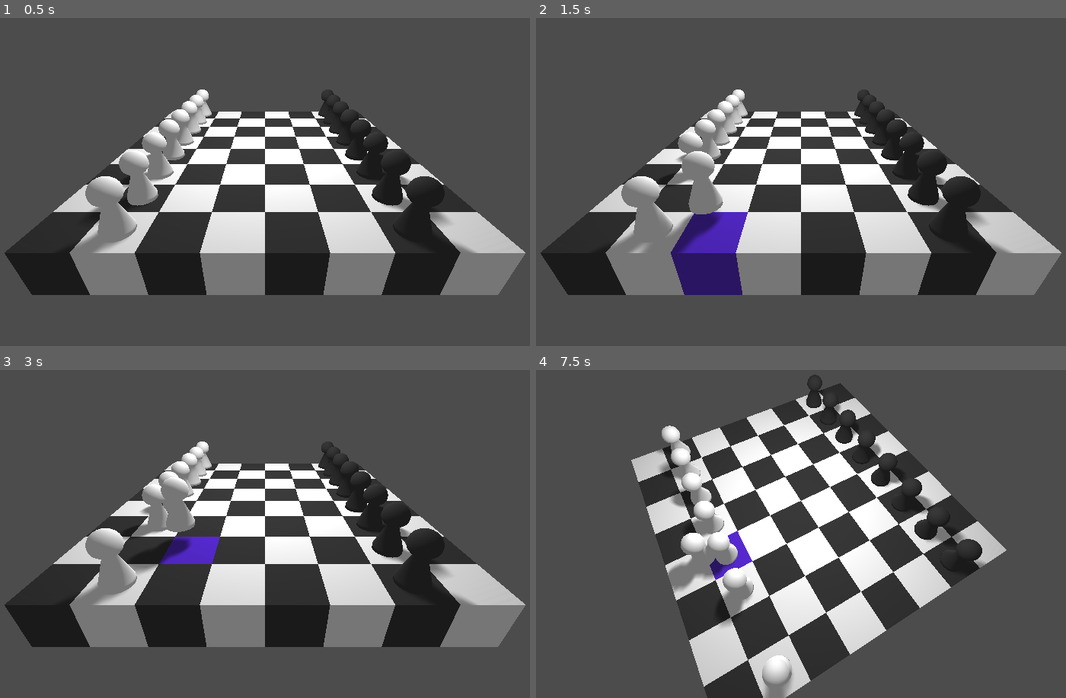
Above: before the commit, frames 1-4 (two rows, left to right).
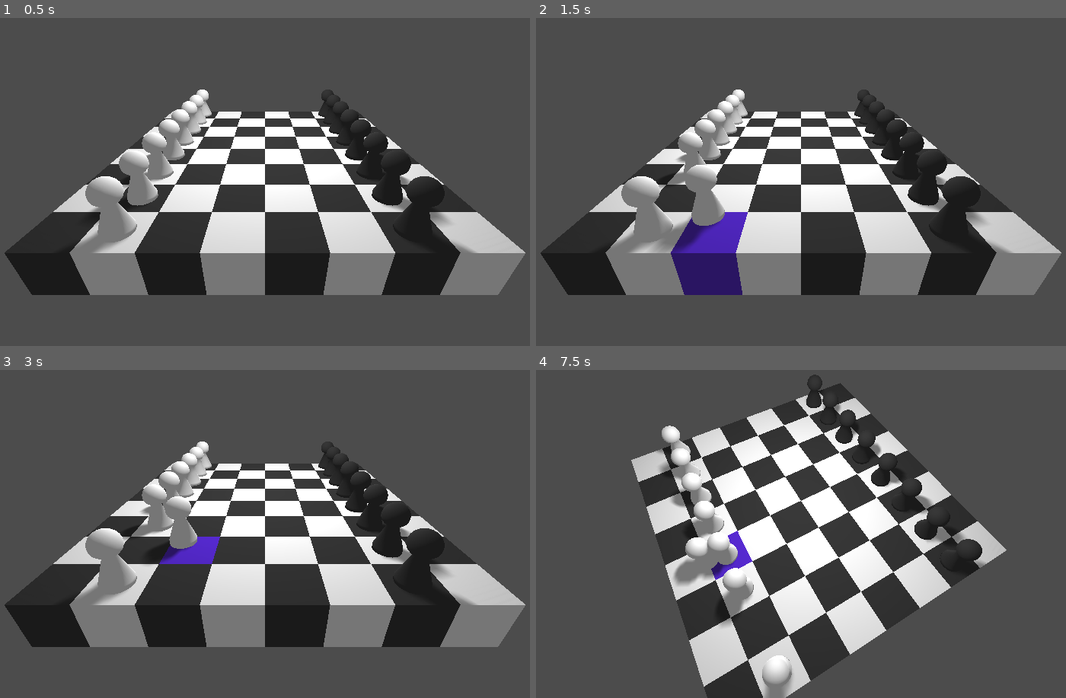
Above: after the commit, the same moments.

Repository: AlexanderWingard/board_game
Game: Godot game, scene res://Main.tscn
The game is run twice, just before and just after one commit, with the same random seed, the same clock (stepped at 60 frames per second) and the same inputs.
Inputs (mouse positions are in pixels of both pictures, inside the frame that each line leads up to):
- Up to frame 1 (0.5 s): no input
- Up to frame 2 (1.5 s): tap Enter at 0.5 s; move the mouse to (933, 149) at 0.52 s; click (933, 149) at 0.67 s; tap Space at 1.25 s; drag from (679, 185) to (769, 237) at 1.27 s
- Up to frame 3 (3 s): move the mouse to (323, 442) at 2.02 s; click (323, 442) at 2.17 s; tap Enter at 2.75 s; drag from (233, 589) to (84, 465) at 2.77 s
- Up to frame 4 (7.5 s): move the mouse to (981, 573) at 3.52 s; click (981, 573) at 3.67 s; tap Space at 4.25, 5.75 s; drag from (620, 465) to (710, 432) at 4.27 s; tap Enter at 5 s; move the mouse to (832, 520) at 5.02 s; click (832, 520) at 5.17 s; drag from (710, 432) to (679, 537) at 5.77 s; move the mouse to (933, 501) at 6.52 s; click (933, 501) at 6.67 s; drag from (679, 537) to (769, 589) at 7.27 s

Frame 1 is identical in both runs. In frame 2, 0.9% of the frame differs, in the area x 19-36%, y 40-72%; in frame 3, 0.7%; in frame 4, 0.4%.

Commit message:
Multitouch zoom attempt

Diff:
--- a/Input.gd
+++ b/Input.gd
@@ -14,25 +14,31 @@
 		var to = from + camera.project_ray_normal(fake_mouse_pos) * 1000
 		var cursor_pos = ground_plane.intersects_ray(from, to)
 		if cursor_pos:
-			cursor_pos.y = clamp(initial_position.distance_to(cursor_pos) / 4.0, 0, 0.4)
+#			cursor_pos.y = clamp(initial_position.distance_to(cursor_pos) / 4.0, 0, 0.4)
 			picked.global_translation = cursor_pos
 			$"../ColorRect".rect_position = fake_mouse_pos
 			$"../Highlighter".global_translation = cursor_pos
 
 var rotating = false
+var touch_zooming = false
 var old_mouse_offset = Vector2.ZERO
+var touch_events = {}
+var last_drag_distance = 0
+var zoom_sensitivity = 5
 
 func _input(event):
 	if event is InputEventMouseMotion:
-		if picked:
+		if picked and touch_events.size() < 2:
 			fake_mouse_pos += event.relative
-		elif rotating:
-			camera_rig.rotation.y -= event.relative.x*sensitivity
-			camera_rig.rotation.x -= event.relative.y*sensitivity
-			camera_rig.rotation.x = clamp(camera_rig.rotation.x,-PI/2.0,PI/2.0)
+		elif rotating and not OS.has_touchscreen_ui_hint():
+			camera_rig.rotation.y -= event.relative.x * sensitivity
+			camera_rig.rotation.x -= event.relative.y * sensitivity
+			camera_rig.rotation.x = clamp(camera_rig.rotation.x, -PI/2.0, PI/2.0)
 	elif event is InputEventMouseButton and event.button_index == BUTTON_LEFT:
-		rotating = event.pressed
-		if not event.pressed:
+		if event.pressed:
+			rotating = true
+		else:
+			rotating = false
 			Input.mouse_mode = Input.MOUSE_MODE_VISIBLE
 			if picked:
 				Input.warp_mouse_position(fake_mouse_pos + old_mouse_offset)
@@ -45,18 +51,46 @@
 		camera.translation -= Vector3(0,0,0.2)
 	elif event is InputEventMouseButton and event.button_index == BUTTON_WHEEL_DOWN:
 		camera.translation += Vector3(0,0,0.2)
+	elif event is InputEventScreenTouch:
+		if event.pressed:
+			touch_events[event.index] = event.position
+		else:
+			touch_events.erase(event.index)
+	elif event is InputEventScreenDrag:
+		touch_events[event.index] = event.position
+		if touch_events.size() == 2 and not picked:
+			touch_zooming = true
+			rotating = false
+			var keys = touch_events.keys()
+			var drag_distance = touch_events[keys[0]].distance_to(touch_events[keys[1]])
+			if abs(drag_distance - last_drag_distance) > zoom_sensitivity:
+				if drag_distance < last_drag_distance:
+					camera.translation += Vector3(0,0,0.5)
+				else:
+					camera.translation -= Vector3(0,0,0.5)
+				last_drag_distance = drag_distance
+		elif not picked:
+			if touch_zooming:
+				touch_zooming = false
+			else:
+				camera_rig.rotation.y -= event.relative.x * sensitivity
+				camera_rig.rotation.x -= event.relative.y * sensitivity
+				camera_rig.rotation.x = clamp(camera_rig.rotation.x, -PI/2.0, PI/2.0)
 
 func _on_Area_input_event(camera, event, position, normal, shape_idx, node):
+#	node.get_node("Sphere").set_surface_material(0, preload("res://Highlight.material"))
 	if event is InputEventMouseButton and event.button_index == BUTTON_LEFT:
 		$"../Highlighter".monitoring = event.pressed
 		if event.pressed:
 			picked = node
 			rotating = false
+			touch_zooming = false
 			Input.mouse_mode = Input.MOUSE_MODE_CAPTURED
 			initial_position = node.global_transform.origin
 			fake_mouse_pos = camera.unproject_position(initial_position)
 			old_mouse_offset = get_viewport().get_mouse_position() - fake_mouse_pos
 		else:
+			picked = null
 			Input.mouse_mode = Input.MOUSE_MODE_VISIBLE
 
 
